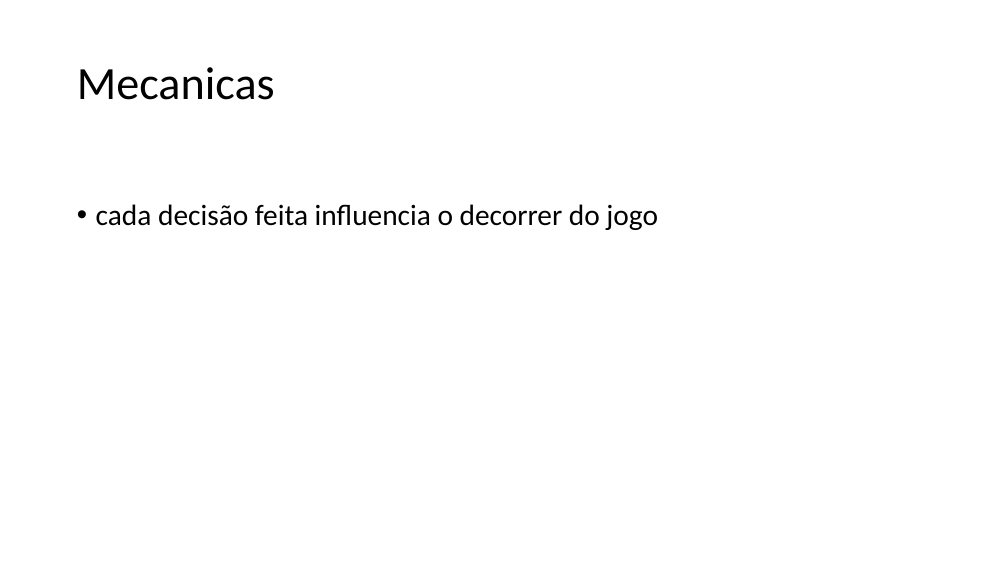
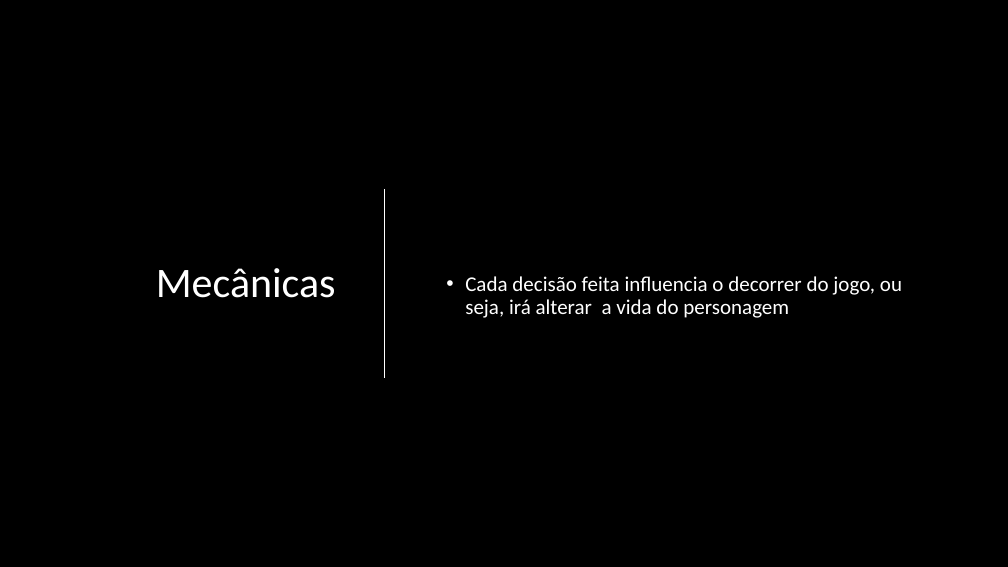
Before and after one commit to 1diogoguimaraes/Academics, a slide deck: slide 5 of DJW/presentation/Jogo.pptx. Drawn at 1008x567 pixels with LibreOffice and Linux fonts; fonts in the diff are those of the drawing; background and template pictures are left out. Boxes give left, top, right and bottom in pixels: in the first picture for what was removed or moved away, otherwise in the second. Text is boxed around its words. In the diff, an @@ line names an element or a change of style, - is before the commit and + after.

```diff
--- a/DJW/presentation/Jogo.pptx
+++ b/DJW/presentation/Jogo.pptx
@@ background #FFFFFF to picture (left out) @@
@@ title removed at (77,67,275,100) @@
-Mecanicas
@@ text "Cada decisão feita influencia o ..." at (465,276,902,318): vertical alignment top to middle @@
@@ line added from (385, 189) to (385, 378), #FFFFFF 1.25 pt @@
@@ title added at (156,268,336,298), 40 pt, text #FFFFFF @@
+Mecânicas
@@ text at (465,276,902,318): text changed; size 28 to 20 pt; text colour #000000 to #FFFFFF @@
-• cada decisão feita influencia o decorrer do jogo
+• Cada decisão feita influencia o decorrer do jogo, ou seja, irá alterar a vida do personagem
```
Also in this commit, not shown: 4 other slides changed, 1 slide added, 2 slides removed.
